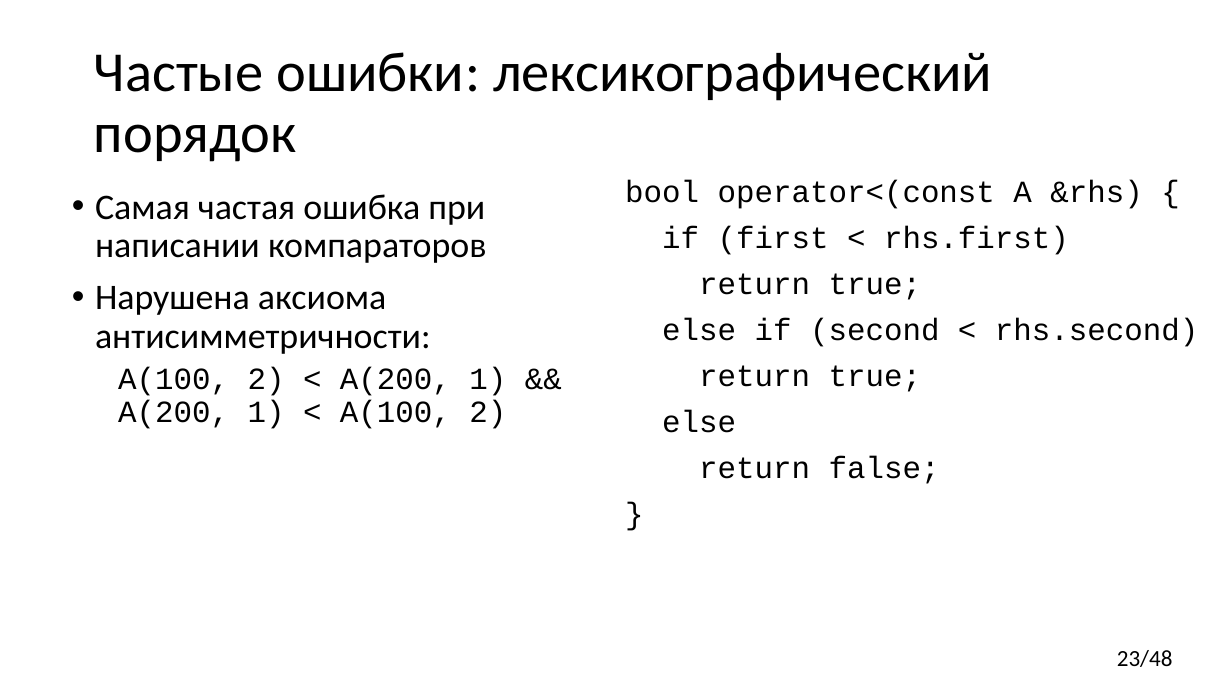
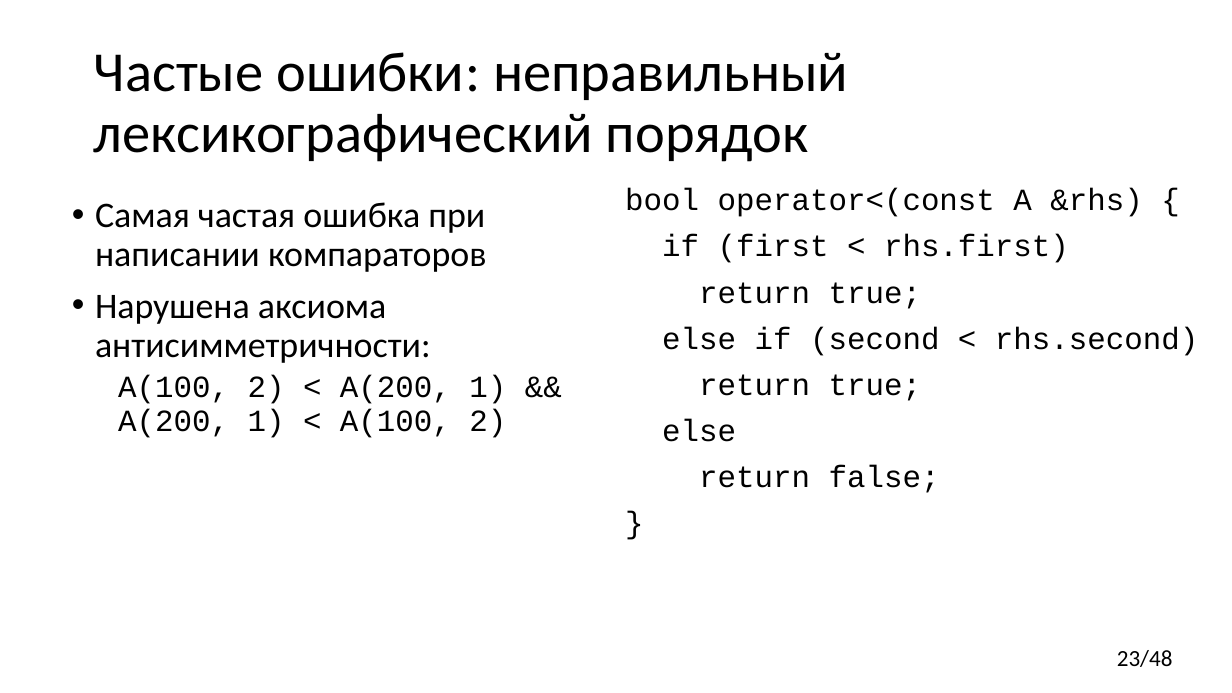
Before and after one commit to yugr/CppRussia, a slide deck: slide 23 of 2023/RU.pptx. Drawn at 1232x693 pixels with LibreOffice and Linux fonts; fonts in the diff are those of the drawing. Boxes give left, top, right and bottom in pixels: in the first picture for what was removed or moved away, otherwise in the second. Text is boxed around its words. In the diff, an @@ line names an element or a change of style, - is before the commit and + after.

```diff
--- a/2023/RU.pptx
+++ b/2023/RU.pptx
@@ title at bbox=[94, 52, 848, 162]: text changed @@
-Частые ошибки: лексикографический порядок
+Частые ошибки: неправильный лексикографический порядок
@@ text "bool operator<(const A &rhs) {": place and size @@
-text "bool operator<(const A &rhs) {" at bbox=[625, 179, 1198, 484]
+text "bool operator<(const A &rhs) {" at bbox=[625, 188, 1198, 493]
@@ text "Самая частая ошибка при написании ...": place and size @@
-text "Самая частая ошибка при написании ..." at bbox=[95, 194, 506, 429]
+text "Самая частая ошибка при написании ..." at bbox=[95, 202, 506, 438]
```
Also in this commit, not shown: 7 other slides changed.
